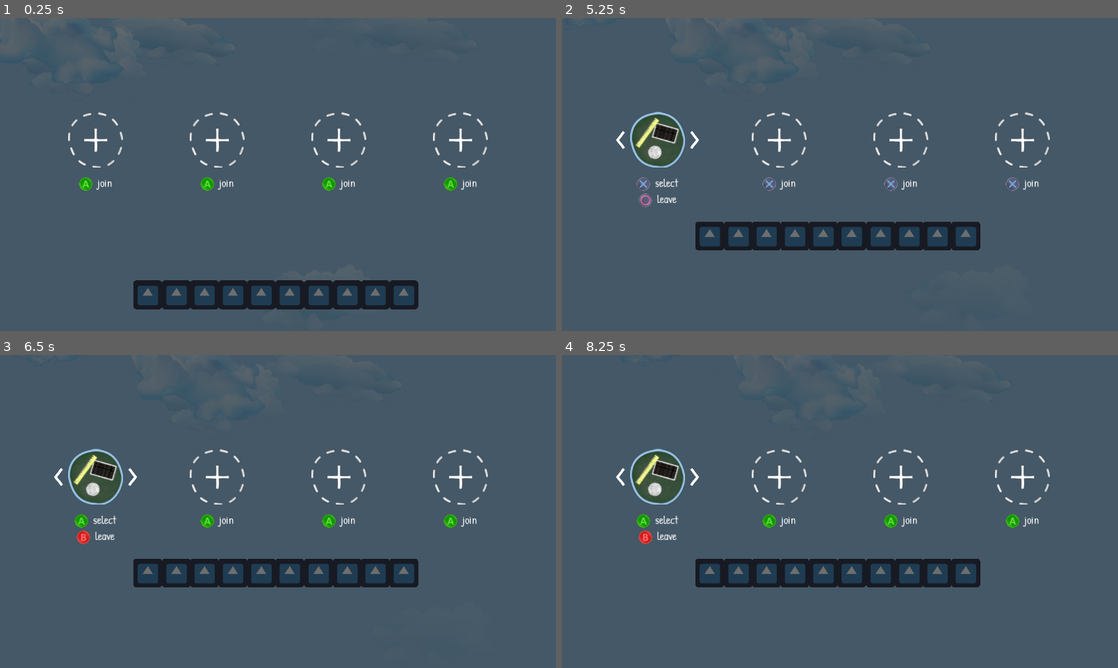
Above: before the commit, frames 1-4 (two rows, left to right).
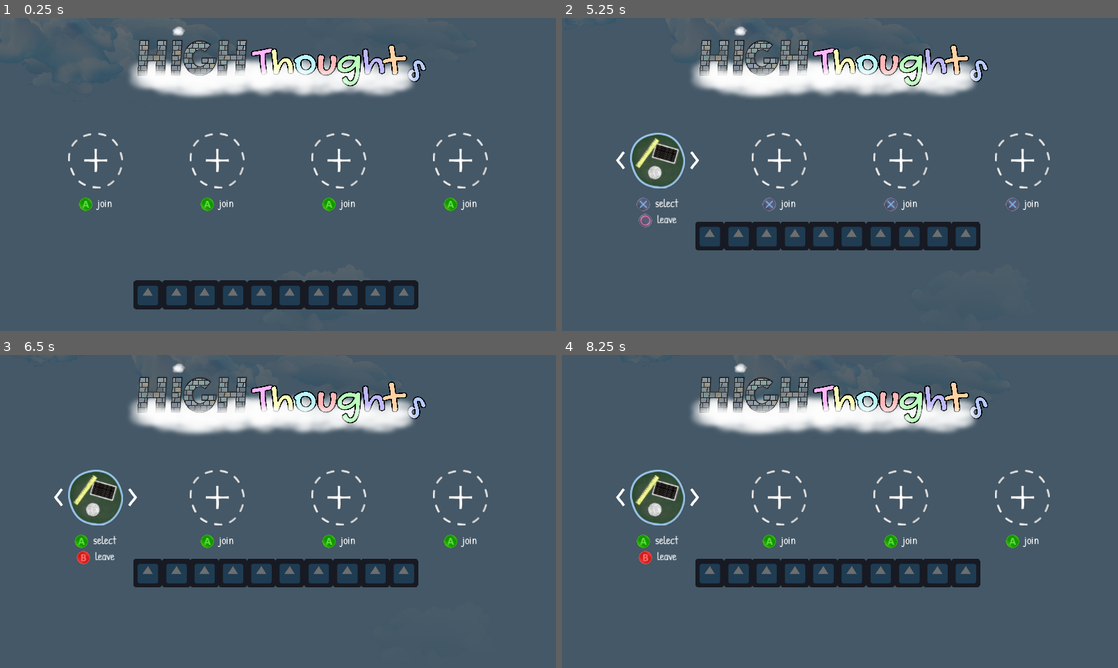
Above: after the commit, the same moments.

Repository: Giildo/game-jam-2023
Game: Godot game, scene res://main.tscn
Same seed, same stepped clock (60 frames per second), same inputs: the game is played once before the commit and once after it. The engine's default icon, where the game draws it, is replaced by a stand-in: a white triangle on a blue panel in a dark square.
Inputs (mouse positions are in pixels of both pictures, inside the frame that each line leads up to; where the layout moved, square brackets give the same spot in the first picture):
- Up to frame 1 (0.25 s): no input
- Up to frame 2 (5.25 s): tap Enter at 5 s
- Up to frame 3 (6.5 s): click (61, 495) [61, 477] at 5.75 s
- Up to frame 4 (8.25 s): click (695, 495) [695, 477] at 6.5 s; click (623, 495) [623, 477] at 7.25 s; click (695, 495) [695, 477] at 8 s

The runs differ from the first frame. In frame 1, 9.4% of the frame differs, in the area x 12-88%, y 2-62%; in frame 2, 11%; in frame 3, 11%; in frame 4, 11%, in the area x 9-88%, y 2-67%.

Commit message:
Update GUI

Diff:
--- a/camera/smooth_camera.tscn
+++ b/camera/smooth_camera.tscn
@@ -4,6 +4,7 @@
 script/source = "extends Camera2D
 
 export var step_size = 50
+signal item_lost
 
 var lost = preload(\"res://effects/LostItem.tscn\")
 
@@ -36,6 +37,7 @@
 		l.position.y = get_viewport().get_visible_rect().size.y
 
 		add_child(l)
+		emit_signal('item_lost')
 "
 
 [sub_resource type="RectangleShape2D" id=2]
--- a/gui/end_game_screen.tscn
+++ b/gui/end_game_screen.tscn
@@ -27,6 +27,46 @@
 extra_spacing_top = -8
 font_data = ExtResource( 1 )
 
+[sub_resource type="DynamicFont" id=4]
+size = 100
+outline_size = 11
+outline_color = Color( 0, 0, 0, 1 )
+use_mipmaps = true
+use_filter = true
+extra_spacing_top = -8
+font_data = ExtResource( 1 )
+
+[sub_resource type="Animation" id=5]
+length = 0.001
+tracks/0/type = "value"
+tracks/0/path = NodePath(".:rect_scale")
+tracks/0/interp = 1
+tracks/0/loop_wrap = true
+tracks/0/imported = false
+tracks/0/enabled = true
+tracks/0/keys = {
+"times": PoolRealArray( 0 ),
+"transitions": PoolRealArray( 1 ),
+"update": 0,
+"values": [ Vector2( 1, 1 ) ]
+}
+
+[sub_resource type="Animation" id=6]
+resource_name = "pop"
+loop = true
+tracks/0/type = "value"
+tracks/0/path = NodePath(".:rect_scale")
+tracks/0/interp = 2
+tracks/0/loop_wrap = true
+tracks/0/imported = false
+tracks/0/enabled = true
+tracks/0/keys = {
+"times": PoolRealArray( 0, 0.5 ),
+"transitions": PoolRealArray( 1, 1 ),
+"update": 0,
+"values": [ Vector2( 1, 1 ), Vector2( 0.8, 0.8 ) ]
+}
+
 [node name="EndGameScreen" type="Control"]
 anchor_right = 1.0
 anchor_bottom = 1.0
@@ -37,6 +77,17 @@
 anchor_right = 1.0
 anchor_bottom = 1.0
 color = Color( 0, 0, 0, 0.568627 )
+
+[node name="Label" type="Label" parent="."]
+margin_left = 389.5
+margin_top = 54.0
+margin_right = 1530.5
+margin_bottom = 263.0
+custom_colors/font_color = Color( 1, 0.713726, 0.901961, 1 )
+custom_fonts/font = ExtResource( 2 )
+text = "No thoughts left"
+align = 1
+uppercase = true
 
 [node name="VBoxContainer" type="VBoxContainer" parent="."]
 anchor_left = 0.5
@@ -44,38 +95,54 @@
 anchor_right = 0.5
 anchor_bottom = 0.5
 margin_left = -428.0
-margin_top = -389.0
+margin_top = -262.0
 margin_right = 428.0
-margin_bottom = 94.0
+margin_bottom = 262.0
 grow_horizontal = 2
 grow_vertical = 2
-custom_constants/separation = 80
-
-[node name="Label" type="Label" parent="VBoxContainer"]
-margin_right = 1141.0
-margin_bottom = 209.0
-custom_colors/font_color = Color( 1, 0.713726, 0.901961, 1 )
-custom_fonts/font = ExtResource( 2 )
-text = "No thoughts left"
-align = 1
-uppercase = true
+custom_constants/separation = 50
+alignment = 1
 
 [node name="VBoxContainer" type="VBoxContainer" parent="VBoxContainer"]
-margin_top = 289.0
-margin_right = 1141.0
-margin_bottom = 536.0
+margin_top = 14.0
+margin_right = 856.0
+margin_bottom = 237.0
+custom_constants/separation = -20
 
 [node name="Label" type="Label" parent="VBoxContainer/VBoxContainer"]
-margin_right = 1141.0
+margin_right = 856.0
 margin_bottom = 74.0
 custom_fonts/font = SubResource( 1 )
 text = "You managed to reach:"
 align = 1
 
 [node name="Score" type="Label" parent="VBoxContainer/VBoxContainer"]
-margin_top = 78.0
-margin_right = 1141.0
-margin_bottom = 247.0
+margin_top = 54.0
+margin_right = 856.0
+margin_bottom = 223.0
+custom_fonts/font = SubResource( 2 )
+text = "4500 m"
+align = 1
+
+[node name="HighScore" type="VBoxContainer" parent="VBoxContainer"]
+margin_top = 287.0
+margin_right = 856.0
+margin_bottom = 510.0
+custom_constants/separation = -20
+
+[node name="Label" type="Label" parent="VBoxContainer/HighScore"]
+margin_right = 856.0
+margin_bottom = 74.0
+custom_colors/font_color = Color( 1, 0.796078, 0, 1 )
+custom_fonts/font = SubResource( 1 )
+text = "Record height:"
+align = 1
+
+[node name="Score" type="Label" parent="VBoxContainer/HighScore"]
+margin_top = 54.0
+margin_right = 856.0
+margin_bottom = 223.0
+custom_colors/font_color = Color( 1, 0.796078, 0, 1 )
 custom_fonts/font = SubResource( 2 )
 text = "4500 m"
 align = 1
@@ -151,3 +218,21 @@
 custom_fonts/font = SubResource( 3 )
 text = "Menu"
 align = 1
+
+[node name="Sticker" type="Label" parent="."]
+margin_left = 594.59
+margin_top = 529.888
+margin_right = 1342.59
+margin_bottom = 725.888
+rect_rotation = 0.295493
+rect_pivot_offset = Vector2( 366.247, 78.5973 )
+custom_colors/font_color = Color( 1, 0.352941, 0, 1 )
+custom_fonts/font = SubResource( 4 )
+text = "New record!"
+align = 1
+uppercase = true
+
+[node name="AnimationPlayer" type="AnimationPlayer" parent="Sticker"]
+autoplay = "pop"
+anims/RESET = SubResource( 5 )
+anims/pop = SubResource( 6 )
--- a/lobby/lobby.tscn
+++ b/lobby/lobby.tscn
@@ -1,9 +1,10 @@
-[gd_scene load_steps=8 format=2]
+[gd_scene load_steps=9 format=2]
 
 [ext_resource path="res://lobby/lobby.gd" type="Script" id=1]
 [ext_resource path="res://lobby/player_icon.tscn" type="PackedScene" id=2]
 [ext_resource path="res://lobby/PatrickHand-Regular.ttf" type="DynamicFontData" id=3]
 [ext_resource path="res://lobby/icons/buttons/start_icon.tres" type="Texture" id=4]
+[ext_resource path="res://gui/assets/HIGH Thoughts.png" type="Texture" id=5]
 
 [sub_resource type="DynamicFont" id=3]
 size = 80
@@ -72,9 +73,9 @@
 anchor_right = 0.5
 anchor_bottom = 0.5
 margin_left = -892.0
-margin_top = -223.0
+margin_top = -153.0
 margin_right = 892.0
-margin_bottom = 127.0
+margin_bottom = 197.0
 rect_pivot_offset = Vector2( 897, 153 )
 custom_constants/separation = 70
 alignment = 1
@@ -136,3 +137,12 @@
 autoplay = "Blink"
 anims/Blink = SubResource( 1 )
 anims/RESET = SubResource( 2 )
+
+[node name="HighThoughts" type="TextureRect" parent="."]
+margin_left = 430.0
+margin_top = 26.0
+margin_right = 1528.0
+margin_bottom = 289.0
+texture = ExtResource( 5 )
+expand = true
+stretch_mode = 6
--- a/main.gd
+++ b/main.gd
@@ -9,7 +9,7 @@
 
 var current_height = 0
 var max_height = 0
-export var min_max_height = 3
+export var min_max_height = 1
 export var meter_unit = 150
 export var base_items_count = {
 	2: 20,
@@ -32,6 +32,7 @@
 	available_items = base_items_count[characters.size()]
 	_update_count_display()
 	$CanvasLayer/HUD.show()
+	_update_height()
 
 	yield(get_tree().create_timer(1.0), "timeout")
 	for i in range(characters.size()):
@@ -43,7 +44,6 @@
 
 	is_in_game = true
 	_load_data()
-	_update_height()
 
 func _check_finished():
 	finished += 1
@@ -67,12 +67,21 @@
 	$CanvasLayer/EndGameScreen.hide()
 	$CanvasLayer/EndGameScreen/HBoxContainer/Lobby.show()
 
+	$SmoothCamera.connect('item_lost', self, "_lost_item")
+
+func _lost_item() -> void:
+	_decrease_spawn()
+	_decrease_spawn()
+
 
 func _update_count_display():
 	$CanvasLayer/HUD/ItemsCount/Value.text = str(available_items)
 
 
 func _decrease_spawn():
+	if available_items == 0:
+		return
+
 	available_items -= 1
 	if available_items == 0:
 		for s in spawners:
@@ -95,6 +104,9 @@
 
 func _save_score() -> void:
 	if (current_height > max_height):
+		$CanvasLayer/EndGameScreen/Sticker.show()
+		$CanvasLayer/EndGameScreen/VBoxContainer/HighScore/Label.hide()
+
 		var data = {
 			"score": current_height,
 		}
@@ -107,12 +119,16 @@
 
 
 func end_game():
+	$CanvasLayer/EndGameScreen/Sticker.hide()
+	$CanvasLayer/EndGameScreen/VBoxContainer/HighScore/Label.show()
 	is_in_game = false
 	yield(get_tree().create_timer(1.0),"timeout")
+	_save_score()
+
 	$CanvasLayer/HUD.hide()
 	$CanvasLayer/EndGameScreen/VBoxContainer/VBoxContainer/Score.text = str(current_height) + "m"
+	$CanvasLayer/EndGameScreen/VBoxContainer/HighScore/Score.text = str(max_height) + "m"
 	$CanvasLayer/EndGameScreen.show()
-	_save_score()
 
 
 func get_scroll_direction() -> float:
Binary file added: gui/assets/HIGH Thoughts.png
Not shown, added: gui/assets/HIGH Thoughts.png.import
Not shown: 1 places in gui/end_game_screen.tscn that only renumber resources
